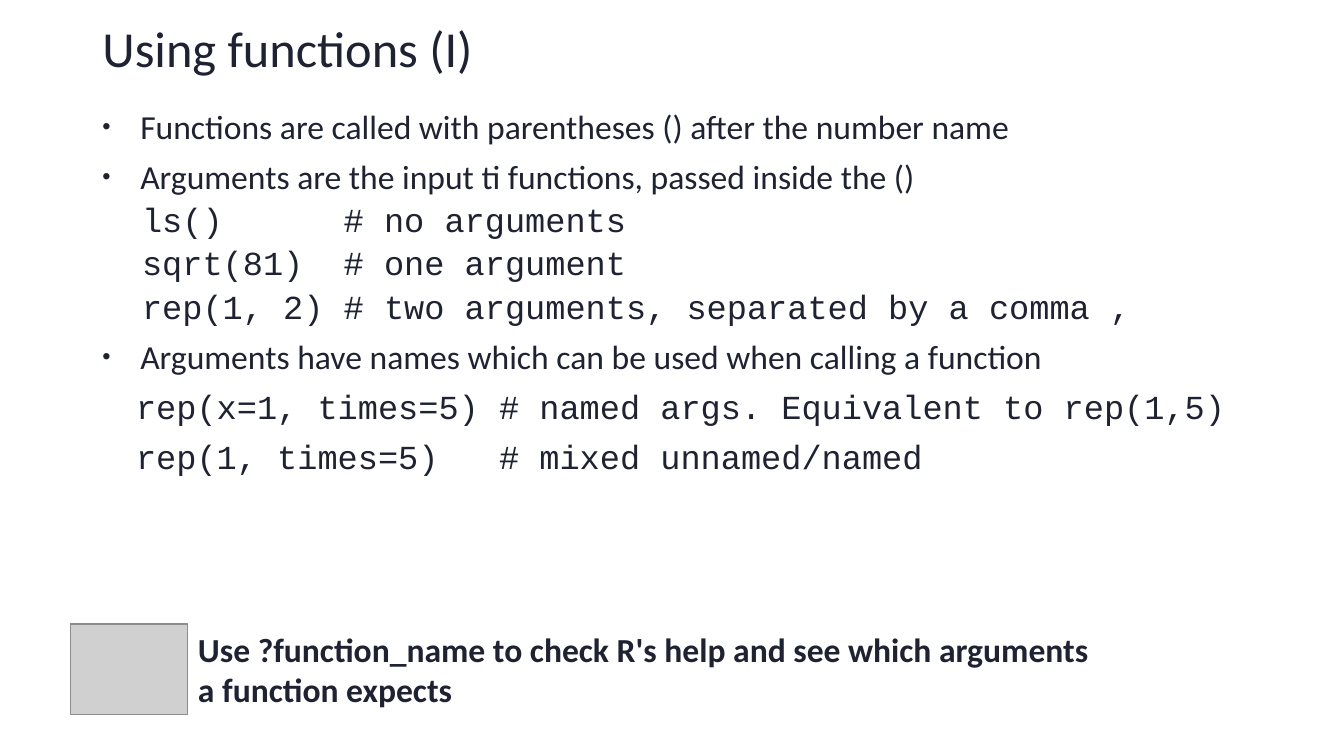
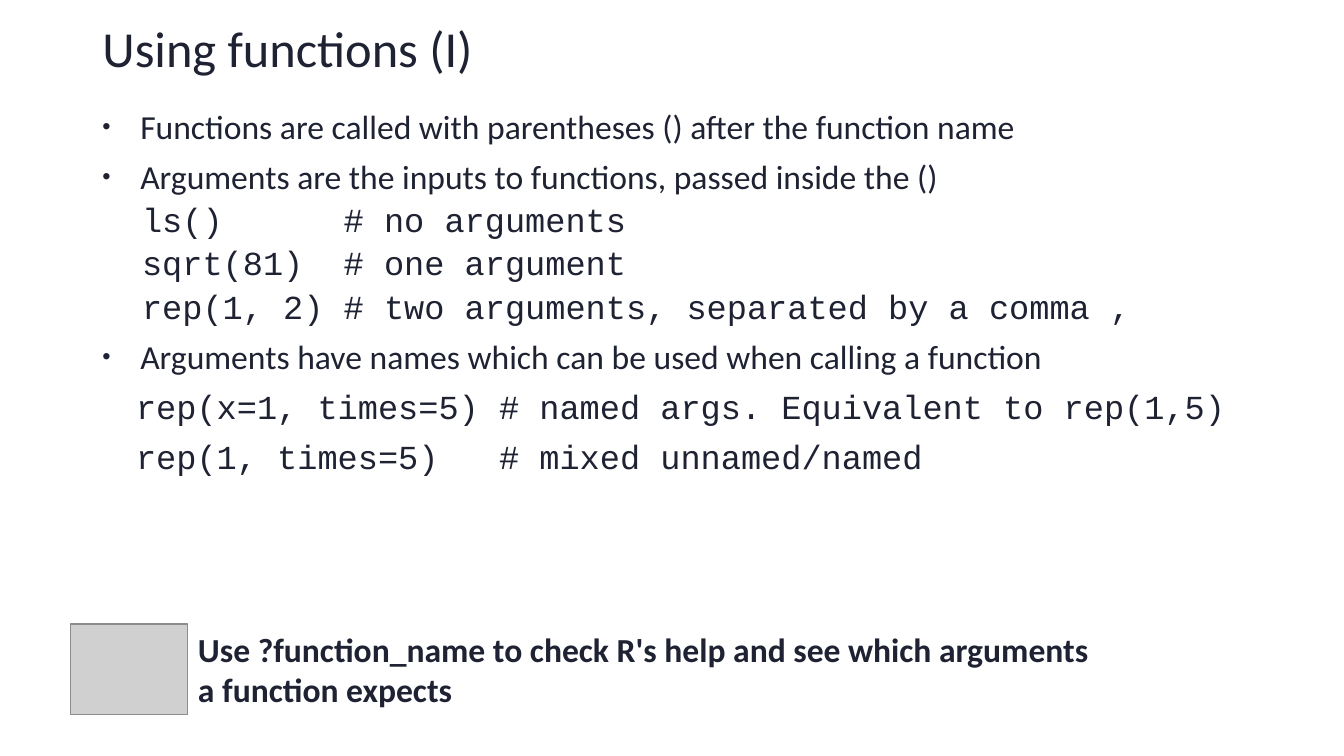
Before and after one commit to sib-swiss/first-steps-with-R-training, a slide deck: slide 52 of assets/pptx/First-steps-with-R_day1.pptx (slide 46 before the commit). Drawn at 1344x756 pixels with LibreOffice and Linux fonts; fonts in the diff are those of the drawing; grey boxes stand for pictures; background and template pictures are left out. Boxes give left, top, right and bottom in pixels: in the first picture for what was removed or moved away, otherwise in the second. Text is boxed around its words. In the diff, an @@ line names an element or a change of style, - is before the commit and + after.

```diff
--- a/assets/pptx/First-steps-with-R_day1.pptx
+++ b/assets/pptx/First-steps-with-R_day1.pptx
@@ text at (x1=140, y1=115, x2=1014, y2=195): text changed @@
-• Functions are called with parentheses () after the number name
-• Arguments are the input ti functions, passed inside the ()
+• Functions are called with parentheses () after the function name
+• Arguments are the inputs to functions, passed inside the ()
```
Also in this commit, not shown: 22 other slides changed, 13 slides added, 4 slides removed, 12 other files.
